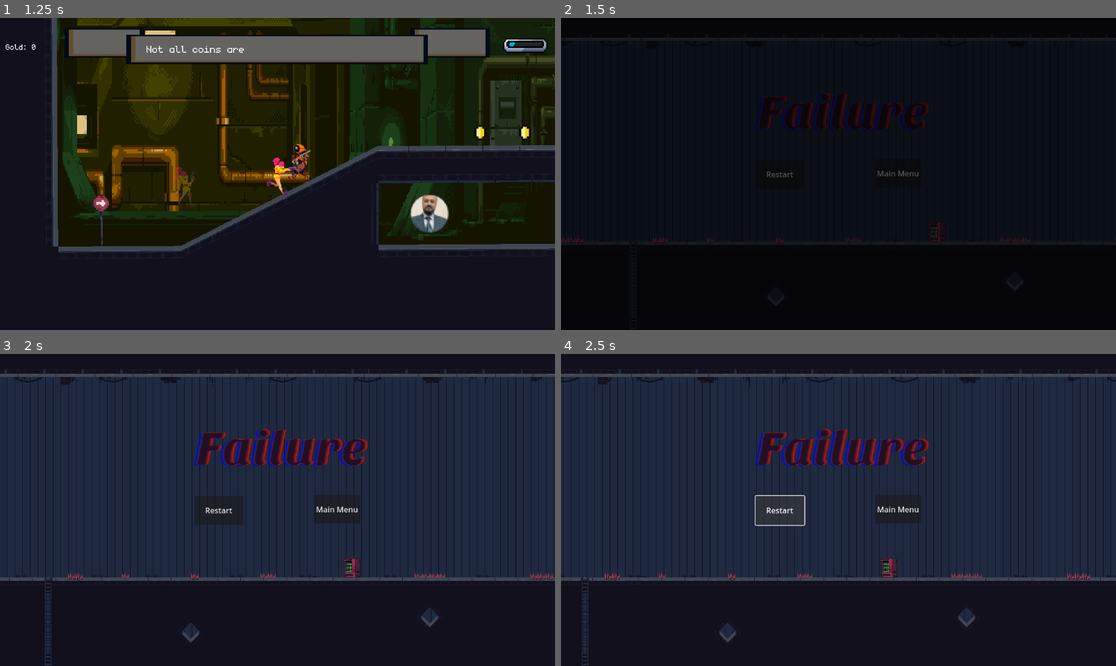
Above: before the commit, frames 1-4 (two rows, left to right).
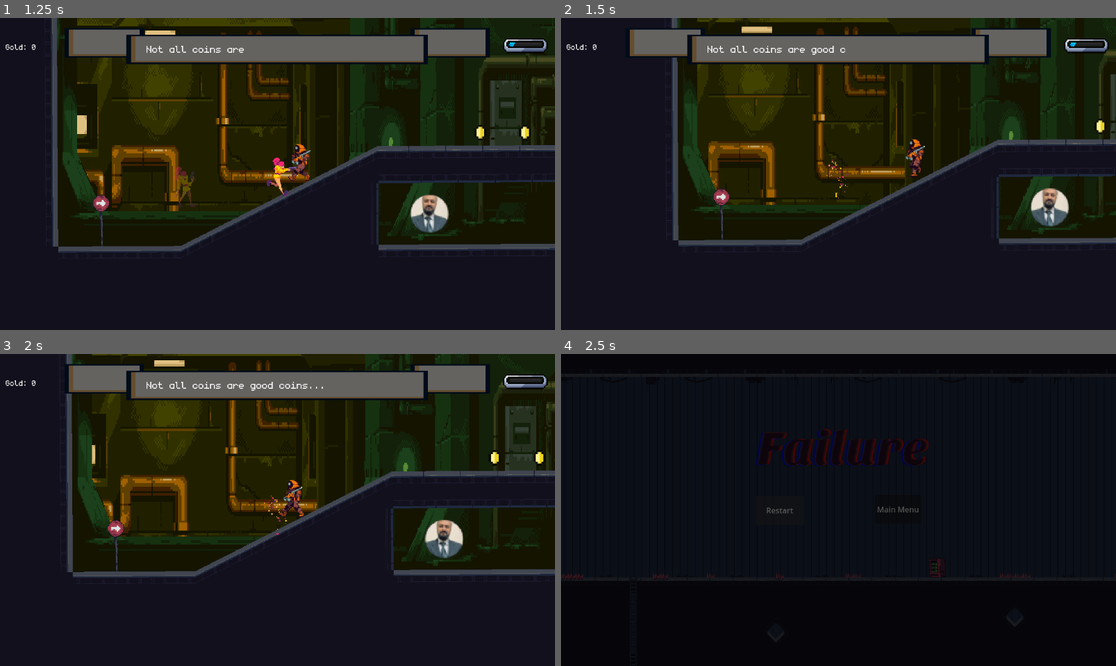
Above: after the commit, the same moments.

Repository: NickYoungren/ChronoQuest
Game: Godot game, scene res://scenes/2floor.tscn
Same seed, same stepped clock (60 frames per second), same inputs: the game is played once before the commit and once after it. This scene is started directly instead of the project's main scene. Sound files missing from this copy of the repository are replaced by a short silence.
Inputs (mouse positions are in pixels of both pictures, inside the frame that each line leads up to):
- Up to frame 1 (1.25 s): tap Enter (ui_accept) at 0.5, 0.77 s; hold Right (ui_right) from 0.53 s (still down); tap Z (dash) at 0.6 s; tap R (rewind) at 0.8 s
- Up to frame 2 (1.5 s): keep holding Right (ui_right); tap R (rewind) at 1.35 s
- Up to frame 3 (2 s): keep holding Right (ui_right); tap Enter (ui_accept) at 1.52 s; tap Z (dash) at 1.55 s
- Up to frame 4 (2.5 s): release Right (ui_right) at 2 s; click (777, 510) at 2 s, where only the run before the commit has a clickable "Restart"

Frame 1 is identical in both runs. In frame 2, 25% of the frame differs, in the area x 0-100%, y 0-76%; in frame 3, 67%, in the area x 0-100%, y 0-100%; in frame 4, 62%.

Commit message:
fixed player death animation

Diff:
--- a/Player/Player.gd
+++ b/Player/Player.gd
@@ -14,6 +14,7 @@
 var rew = false
 var shooter=false
 var message_label
+var isdead
 @onready var anim = get_node("AnimationPlayer")
 @onready var timer: Timer = $Timer
 @onready var bg_audio:= AudioStreamPlayer.new()
@@ -28,6 +29,7 @@
 func _ready() -> void:
 	Game.charges = 2
 	Game.Gold = 0
+	isdead = false
 	message_label = get_node("/root/Level1/HUD/message_label")
 	if message_label:
 		message_label.hide() # Hide the label initially
@@ -132,7 +134,8 @@
 			$effects/runningFx.emitting = false
 	if velocity.y > 0  && anim.current_animation != "rewind":
 		anim.play("Fall")
-	move_and_slide()
+	if !isdead:
+		move_and_slide()
 	if Game.playerHP <= 0:
 		queue_free()
 		ChangeScene.change_scene("res://scenes/Game.tscn")
@@ -152,6 +155,7 @@
 
 func _on_trap_body_entered(body):
 	if body.name == "Player":
+		isdead = true
 		death.emit()
 		anim.play("Hurt")
 		$AnimatedSprite2D.visible = false
@@ -178,5 +182,15 @@
 			print(Game.level)
 			ChangeScene.change_scene("res://scenes/level_complete.tscn")
 
+func handleDeath():
+	isdead = true
+	death.emit()
+	anim.play("Hurt")
+	$AnimatedSprite2D.visible = false
+	$effects/explodeFx.emitting = true
+	#this wait is scuffed but whatever
+	await get_tree().create_timer(1).timeout
+	ChangeScene.change_scene("res://scenes/death_scene.tscn")
+
 func _on_timer_timeout():
 	sready = true # Replace with function body.
--- a/Player/Player.tscn
+++ b/Player/Player.tscn
@@ -453,11 +453,8 @@
 }
 tracks/2/use_blend = true
 
-[sub_resource type="Animation" id="Animation_r8adq"]
-resource_name = "explode"
-
-[sub_resource type="Animation" id="Animation_pf8sa"]
-resource_name = "rewind"
+[sub_resource type="Animation" id="Animation_a7rlq"]
+resource_name = "dashing"
 length = 0.4
 step = 0.01
 tracks/0/type = "value"
@@ -500,8 +497,11 @@
 }
 tracks/2/use_blend = true
 
-[sub_resource type="Animation" id="Animation_a7rlq"]
-resource_name = "dashing"
+[sub_resource type="Animation" id="Animation_r8adq"]
+resource_name = "explode"
+
+[sub_resource type="Animation" id="Animation_pf8sa"]
+resource_name = "rewind"
 length = 0.4
 step = 0.01
 tracks/0/type = "value"
@@ -630,6 +630,7 @@
 position = Vector2(0, -10)
 sprite_frames = SubResource("SpriteFrames_1pbtd")
 animation = &"Fall"
+frame = 1
 
 [node name="Camera2D" type="Camera2D" parent="."]
 zoom = Vector2(1.6, 1.6)
--- a/scripts/soldier.gd
+++ b/scripts/soldier.gd
@@ -53,7 +53,7 @@
 		if body.anim.current_animation == "rewind":
 			death()
 		else:
-			ChangeScene.change_scene("res://scenes/death_scene.tscn")
+			body.handleDeath()
 
 func stun():
 	get_node("AnimatedSprite2D").play("stunned")
Not shown: 3 places in Player/Player.tscn that only renumber resources
Not shown, changed: savegame.bin
